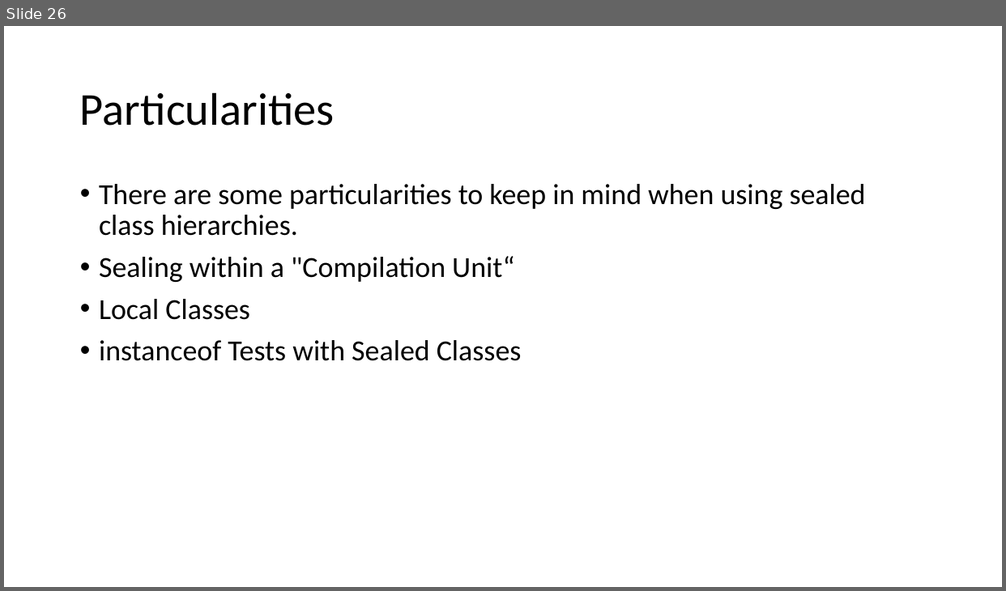
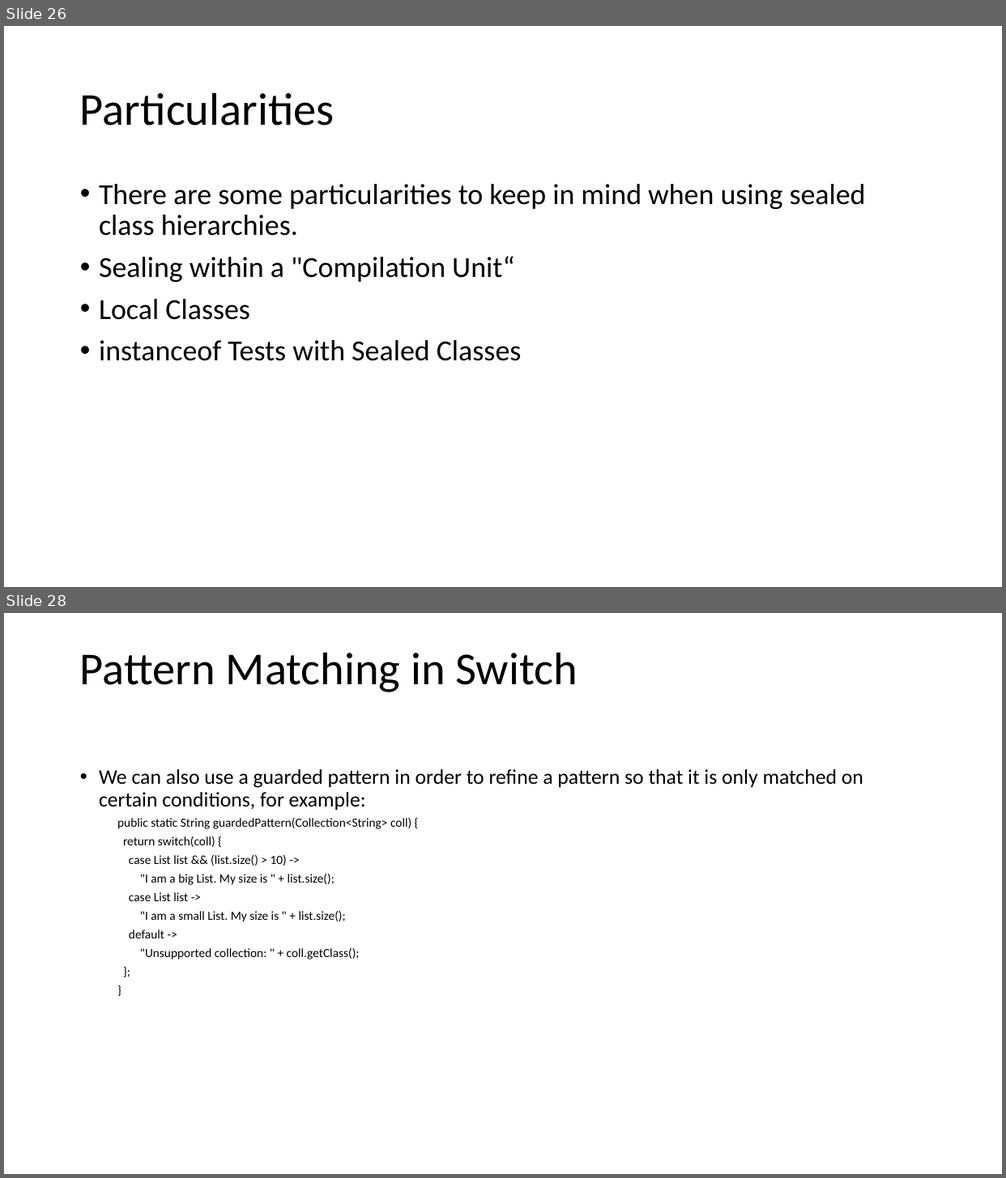
Before and after one commit to techelly/gladvancejavatraining, a slide deck: content/Java 11 and 17 Features.pptx. Shown one above the other, each under a label of ours: slide 26 before the commit, slides 26 and 28 after it; the slides between them are not shown. The pictures are 1006x591 and 1006x1178 pixels, drawn with LibreOffice and Linux fonts; fonts in the diff are those of the drawing. Boxes give left, top, right and bottom in pixels: in the first picture for what was removed or moved away, otherwise in the second. Text is boxed around its words. In the diff, an @@ line names an element or a change of style, - is before the commit and + after.

Commit message:
sealed class examples

```diff
--- a/content/Java 11 and 17 Features.pptx
+++ b/content/Java 11 and 17 Features.pptx
@@ slide 28 added at [4,613,1002,1174], background #FFFFFF @@
@@ title added at [80,652,577,692], 44 pt, text #000000 @@
+Pattern Matching in Switch
@@ text added at [99,769,863,960], 12 pt, text #000000 @@
+• We can also use a guarded pattern in order to refine a pattern so that it is only matched on certain conditions, for example:
+  public static String guardedPattern(Collection<String> coll) {
+  return switch(coll) {
+  case List list && (list.size() > 10) ->
+  "I am a big List. My size is " + list.size();
+  case List list ->
+  "I am a small List. My size is " + list.size();
+  default ->
+  "Unsupported collection: " + coll.getClass();
+  };
+  }
```
Also in this commit, not shown: 2 slides changed, 16 other slides added, 42 other files.
